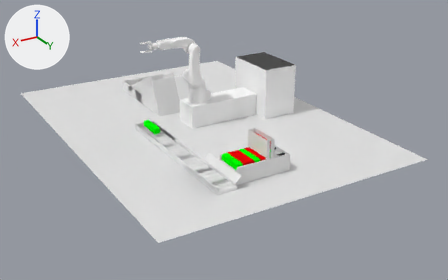
An edit to the Blender file Pick-and-Place-Simulation.blend, drawn before and after from the same camera.
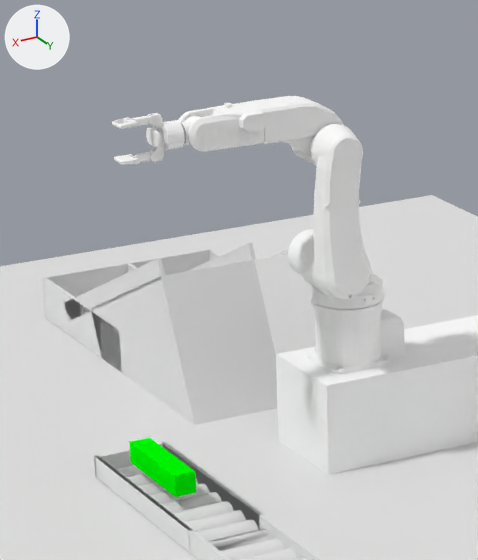
Each version is shown whole from a camera (50 mm lens) standing at (10.66, 19.76, 8.86) and looking at (-0.54, 1.09, -0.47), then close up on the part from 25% to 51% of the width and 5% to 53% of the height. The axes (+X, +Y, +Z) are drawn at upper left. The lights are the same throughout.

In view in the first close-up: 'Conveyor Rolls', 'Floor', 'ObjectGreen1', 'Ramp Green', 'Ramp Red', 'Socket', 'Wall.003', 'Wall.007', 'base_joint', 'kuka-kr5-r850', 'main_arm', 'second_arm', 'wrist'.
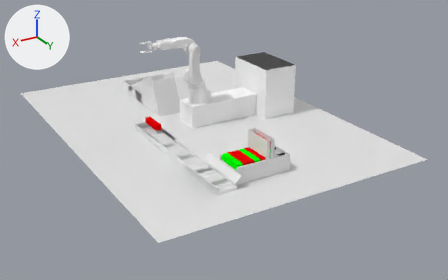
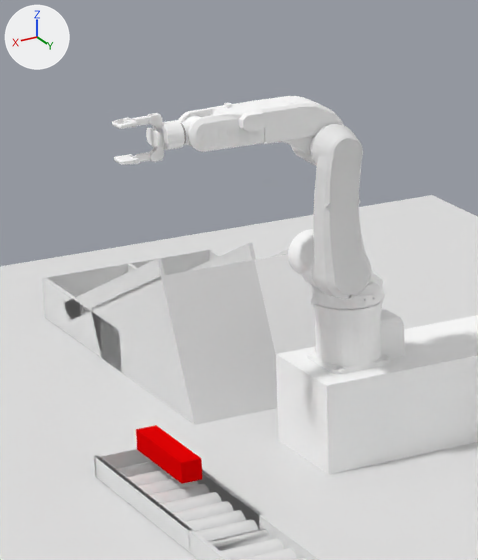
Pixel boxes [x1, y1, x2, y2] of what changed, in the close-ups (478 x 560 px):
```json
{"object": "main_arm", "change": "recoloured", "before": [312, 124, 371, 299], "after": [312, 124, 371, 299]}
{"object": "ObjectGreen1", "change": "recoloured, moved", "before": [129, 438, 196, 497], "after": [136, 425, 202, 484]}
```

Scene script edits in JSON lines:
```json
{"block": "me_cube_017", "where": "me_cube_017.from_pydata(...)  # 8 vertices, 6 faces; spans x -0.1..0.1, y -0.5..0.5, z -0.1..0.1"}
{"op": "remove", "block": "me_cube_017", "code": "me_cube_017.materials.append(mat_material_001)  # green #00ff01"}
{"op": "add", "block": "me_cube_017", "code": "me_cube_017.materials.append(mat_material_006)  # red #e70406"}
{"op": "set", "path": "ob_objectgreen1.location", "old": "(2.07, 0.32, 0.34)", "new": "(1.89, 0.07, 0.34)"}
{"op": "remove", "block": "ob_main_arm", "code": "ob_main_arm.material_slots[0].link = 'OBJECT'; ob_main_arm.material_slots[0].material = mat_g1_link2_geom0_mat  # white #ffffff"}
```
